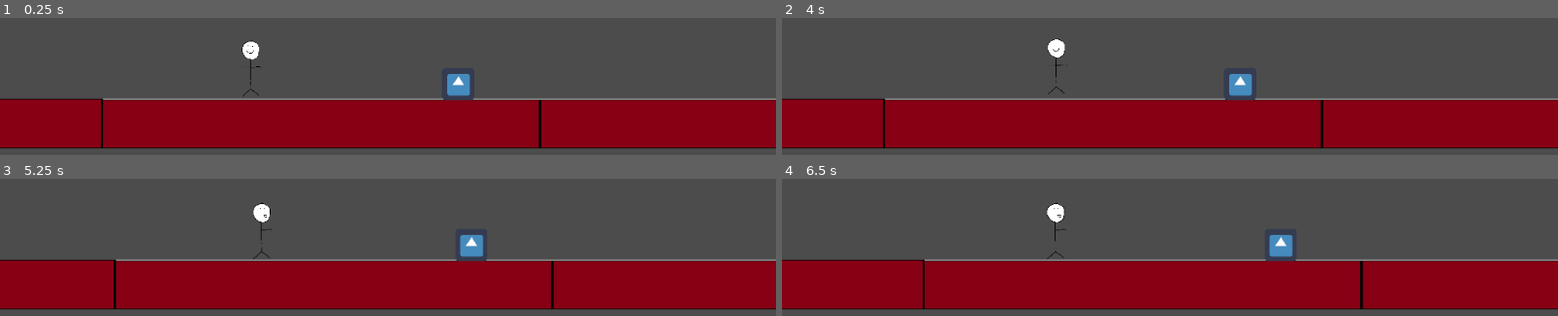
Above: before the commit, frames 1-4 (two rows, left to right).
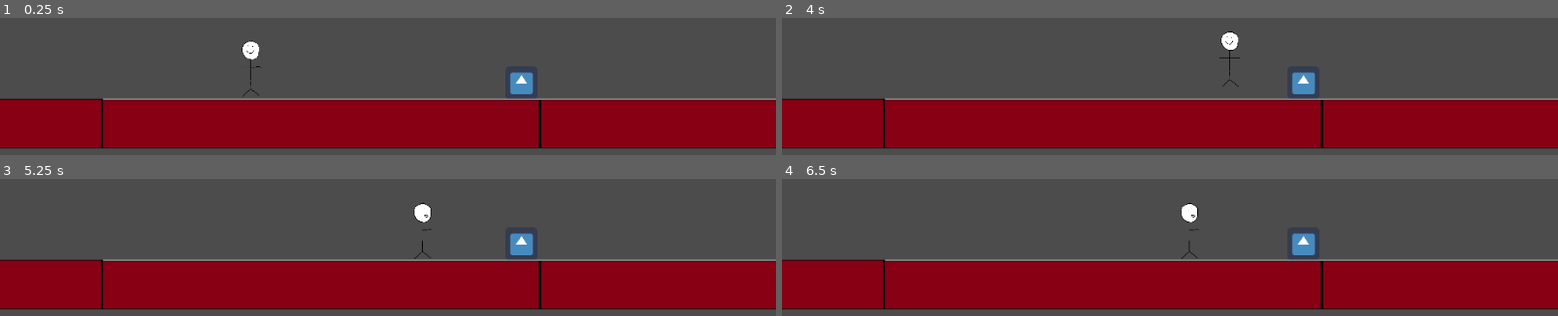
Above: after the commit, the same moments.

Repository: maishiroma/AXChibiGameJam2022
Game: Godot game, scene res://Levels/TestLevel.tscn
The game is run twice, just before and just after one commit, with the same random seed, the same clock (stepped at 60 frames per second) and the same inputs. The engine's default icon, where the game draws it, is replaced by a stand-in: a white triangle on a blue panel in a dark square.
Inputs:
- Up to frame 1 (0.25 s): no input
- Up to frame 2 (4 s): hold Right (move_right) 0.53-2.03 s; tap Z (deploy_hammer) every 0.75 s from 0.6 to 3.6 s; tap Space (Jump) at 0.77, 1.52, 3.02, 3.77 s; hold Left (move_left) 2.03-2.78 s; hold Right (move_right) from 2.78 s (still down)
- Up to frame 3 (5.25 s): release Right (move_right) at 4.28 s; hold Left (move_left) 4.28-5.03 s; tap Z (deploy_hammer) at 4.35, 5.1 s; tap Space (Jump) at 4.52 s; hold Right (move_right) from 5.03 s (still down)
- Up to frame 4 (6.5 s): release Right (move_right) at 5.78 s; hold Left (move_left) from 5.78 s (still down); tap Z (deploy_hammer) at 5.85 s; tap Space (Jump) at 6.02 s

The runs differ from the first frame. In frame 1, 1.0% of the frame differs, in the area x 57-69%, y 39-60%; in frame 2, 1.6%; in frame 3, 2.2%; in frame 4, 2.2%, in the area x 13-75%, y 16-96%.

Commit message:
Added door

Diff:
--- a/Levels/TestLevel.tscn
+++ b/Levels/TestLevel.tscn
@@ -6,6 +6,7 @@
 [ext_resource path="res://Prefabs/Checkpoint.tscn" type="PackedScene" id=4]
 [ext_resource path="res://Prefabs/DeathPlane.tscn" type="PackedScene" id=5]
 [ext_resource path="res://Prefabs/Enemy.tscn" type="PackedScene" id=6]
+[ext_resource path="res://Prefabs/SpringDoor.tscn" type="PackedScene" id=7]
 
 [node name="TestLevel" type="Node2D"]
 
@@ -39,12 +40,17 @@
 scale = Vector2( 4.96, 1 )
 
 [node name="Enemy" parent="." instance=ExtResource( 6 )]
-position = Vector2( 739, 507 )
+position = Vector2( -265, 503 )
 move_speed = 1.0
 
 [node name="Checkpoint" parent="." instance=ExtResource( 4 )]
 position = Vector2( -556, 477 )
 
+[node name="SpringDoor" parent="." instance=ExtResource( 7 )]
+position = Vector2( 864, 512 )
+scene_to_load = "TestLevel2"
+
+[connection signal="spring_door_activate" from="Player" to="SpringDoor" method="_on_Player_spring_door_activate"]
 [connection signal="body_entered" from="DeathPlane" to="Player" method="_on_DeathPlane_body_entered"]
 [connection signal="damage_player" from="Enemy" to="Player" method="_on_Enemy_damage_player"]
 [connection signal="activated_checkpoint" from="Checkpoint" to="Player" method="_on_Checkpoint_activated_checkpoint"]
--- /dev/null
+++ b/Levels/TestLevel2.tscn
@@ -0,0 +1,32 @@
+[gd_scene load_steps=4 format=2]
+
+[ext_resource path="res://Prefabs/Player.tscn" type="PackedScene" id=1]
+[ext_resource path="res://Prefabs/DummyPlatform.tscn" type="PackedScene" id=2]
+[ext_resource path="res://Prefabs/MainCamera.tscn" type="PackedScene" id=3]
+
+[node name="TestLevel2" type="Node2D"]
+
+[node name="Player" parent="." instance=ExtResource( 1 )]
+position = Vector2( 329, 448 )
+move_speed = 200.0
+jump_strength = 500.0
+gravity_scale = 1000.0
+max_high_jumps = 2
+
+[node name="Platforms" type="Node2D" parent="."]
+
+[node name="Platform" parent="Platforms" instance=ExtResource( 2 )]
+position = Vector2( 485, 594 )
+scale = Vector2( 1.00199, 0.311321 )
+
+[node name="Platform2" parent="Platforms" instance=ExtResource( 2 )]
+position = Vector2( -468, 593 )
+scale = Vector2( 1.00199, 0.311321 )
+
+[node name="Platform3" parent="Platforms" instance=ExtResource( 2 )]
+position = Vector2( 1402, 594 )
+scale = Vector2( 1.00199, 0.311321 )
+
+[node name="MainCamera" parent="." instance=ExtResource( 3 )]
+position = Vector2( 600, 208 )
+camera_scroll_amount = 100
--- /dev/null
+++ b/Prefabs/SpringDoor.tscn
@@ -0,0 +1,26 @@
+[gd_scene load_steps=5 format=2]
+
+[ext_resource path="res://icon.png" type="Texture" id=1]
+[ext_resource path="res://Scripts/SpringDoor.gd" type="Script" id=2]
+
+[sub_resource type="SpriteFrames" id=1]
+animations = [ {
+"frames": [ ExtResource( 1 ) ],
+"loop": true,
+"name": "Normal",
+"speed": 5.0
+} ]
+
+[sub_resource type="RectangleShape2D" id=2]
+extents = Vector2( 31, 31.5 )
+
+[node name="SpringDoor" type="StaticBody2D" groups=["SpringDoor"]]
+script = ExtResource( 2 )
+
+[node name="AnimatedSprite" type="AnimatedSprite" parent="."]
+frames = SubResource( 1 )
+animation = "Normal"
+
+[node name="CollisionShape2D" type="CollisionShape2D" parent="."]
+position = Vector2( 0, -0.5 )
+shape = SubResource( 2 )
--- a/Scripts/Player.gd
+++ b/Scripts/Player.gd
@@ -1,5 +1,7 @@
 # This allows for movement by force
 extends KinematicBody2D
+
+signal spring_door_activate
 
 # What direction is the player going UP
 const UP_DIRECTION = Vector2.UP
@@ -133,6 +135,9 @@
 		is_high_jump = true
 		curr_high_jump_strength = lerp(curr_high_jump_strength, jump_strength * 1.1, high_jump_mod)
 		$HammerHitBox/HammerJumpCooldown.start()
+	elif body.is_in_group("SpringDoor"):
+		emit_signal("spring_door_activate")
+
 
 # When the timer ends, we stop the higher jump
 func _on_HammerJumpCooldown_timeout():
--- /dev/null
+++ b/Scripts/SpringDoor.gd
@@ -0,0 +1,32 @@
+extends StaticBody2D
+
+# Allows us to specify a scene file to load
+export var scene_to_load = "TestLevel"
+
+var current_scene = null
+
+# Sets the variables up
+func _ready():
+	var root = get_tree().get_root()
+	current_scene = root.get_child(root.get_child_count() - 1)
+
+
+func _deferred_goto_scene(path):
+	# It is now safe to remove the current scene
+	current_scene.free()
+
+	# Load the new scene.
+	var s = ResourceLoader.load(path)
+
+	# Instance the new scene.
+	current_scene = s.instance()
+
+	# Add it to the active scene, as child of root.
+	get_tree().get_root().add_child(current_scene)
+
+	# Optionally, to make it compatible with the SceneTree.change_scene() API.
+	get_tree().set_current_scene(current_scene)
+
+# When the player activates the spring, the scene changes
+func _on_Player_spring_door_activate():
+	get_tree().change_scene("res://Levels/" + scene_to_load + ".tscn")
Not shown: 1 places in Levels/TestLevel.tscn that only renumber resources
